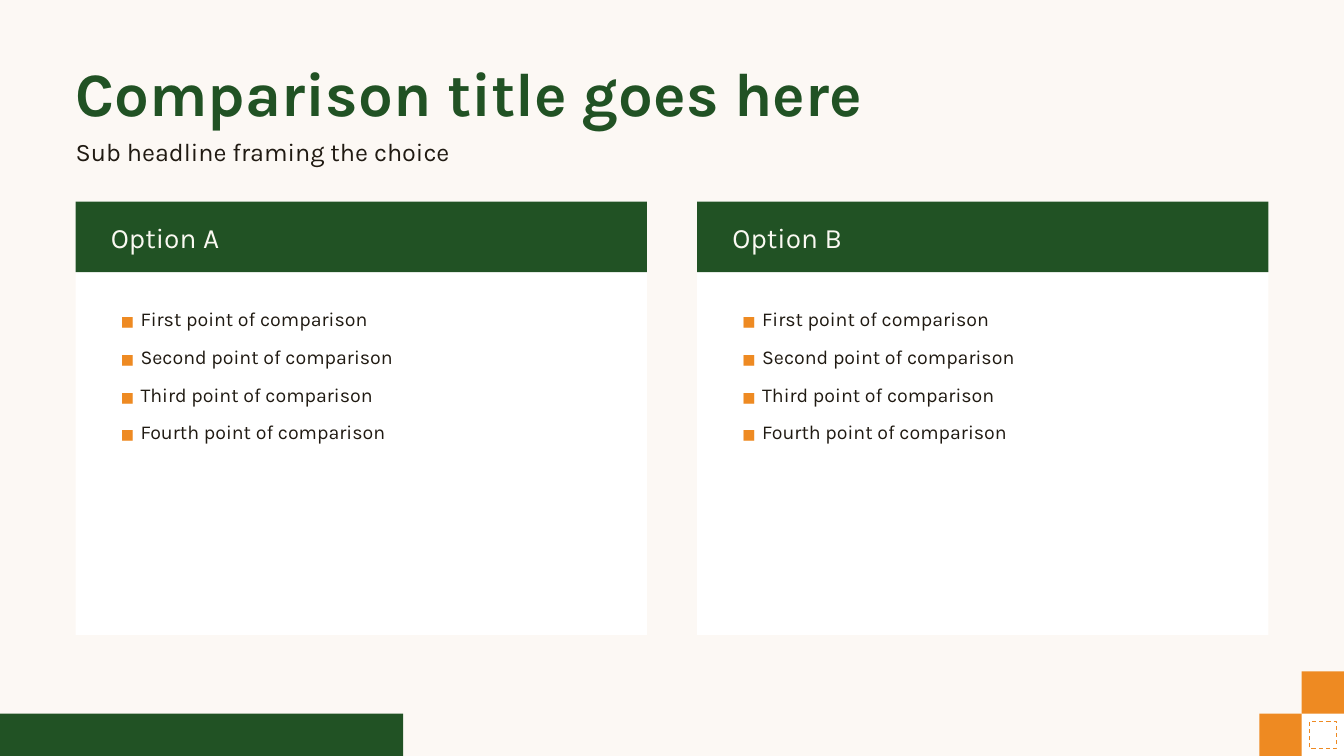
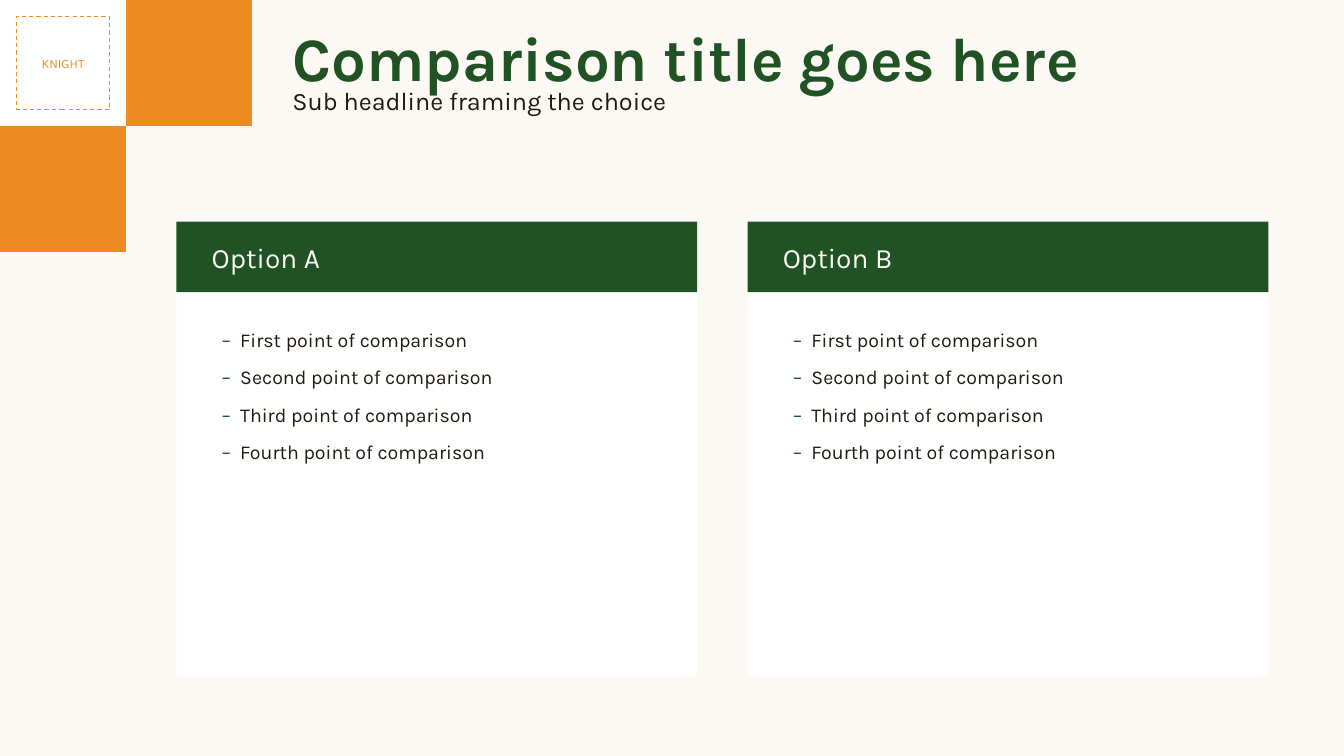
Before and after one commit to soumyakarwa/emkay-ppt-templates, a slide deck: slide 10 of Emkay_Investment_Managers_Template.pptx. Drawn at 1344x756 pixels with LibreOffice and Linux fonts; fonts in the diff are those of the drawing. Boxes give left, top, right and bottom in pixels: in the first picture for what was removed or moved away, otherwise in the second. Text is boxed around its words. In the diff, an @@ line names an element or a change of style, - is before the commit and + after.

```diff
--- a/Emkay_Investment_Managers_Template.pptx
+++ b/Emkay_Investment_Managers_Template.pptx
@@ rectangle added at (0, 0, 126, 126), fill #FFFFFF @@
@@ rectangle added at (16, 16, 109, 109), outline #EE8A22 0.75 pt dashed, 9 pt, text #EE8A22 @@
+KNIGHT
@@ rectangle added at (126, 0, 252, 126), fill #EE8A22 @@
@@ text "Comparison title goes here": place and size @@
-text "Comparison title goes here" at (76, 72, 862, 131)
+text "Comparison title goes here" at (292, 37, 1079, 96)
@@ text "Sub headline framing the choice" rewrapped from (76, 143, 449, 167) to (292, 88, 666, 116) @@
@@ rectangle: place and size @@
-rectangle at (76, 202, 647, 635)
+rectangle at (0, 126, 126, 252)
@@ rectangle at (0, 126, 126, 252): fill #FFFFFF to #EE8A22 @@
@@ rectangle: place and size @@
-rectangle at (698, 202, 1269, 635)
+rectangle at (176, 222, 698, 676)
@@ rectangle: place and size @@
-rectangle at (698, 202, 1269, 272)
+rectangle at (176, 222, 698, 292)
@@ text "Option A": place and size @@
-text "Option A" at (111, 228, 219, 255)
+text "Option A" at (212, 248, 320, 275)
@@ rectangle: place and size @@
-rectangle at (0, 714, 403, 756)
+rectangle at (748, 222, 1269, 676)
@@ rectangle at (748, 222, 1269, 676): fill #215224 to #FFFFFF @@
@@ rectangle: place and size @@
-rectangle at (76, 202, 647, 272)
+rectangle at (748, 222, 1269, 292)
@@ text "Option B": place and size @@
-text "Option B" at (732, 228, 842, 255)
+text "Option B" at (783, 248, 892, 275)
@@ text at (240, 333, 492, 464): text changed @@
-■ First point of comparison
-■ Second point of comparison
-■ Third point of comparison
-■ Fourth point of comparison
+– First point of comparison
+– Second point of comparison
+– Third point of comparison
+– Fourth point of comparison
@@ text at (811, 333, 1063, 464): text changed @@
-■ First point of comparison
-■ Second point of comparison
-■ Third point of comparison
-■ Fourth point of comparison
+– First point of comparison
+– Second point of comparison
+– Third point of comparison
+– Fourth point of comparison
@@ rectangle removed at (1302, 671, 1344, 714) @@
@@ rectangle removed at (1259, 714, 1302, 756) @@
@@ rectangle removed at (1302, 714, 1344, 756) @@
@@ rectangle removed at (1310, 722, 1337, 749) @@
```
Also in this commit, not shown: 13 other slides changed, 3 other files.
